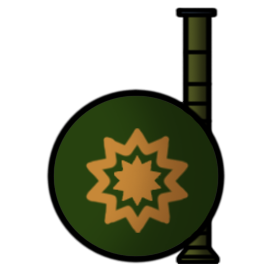
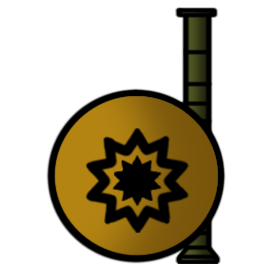
Comparing the layer stacks of the two 272px x 273px images. Changes:
renamed "Icon" to "RocketLauncher", painted on it over 48, 89, 225, 262
removed layer "Soldier" over 48, 89, 225, 262
removed group "Rocket Launcher" (3 layers) over 175, 98, 221, 251
removed layer "Rocket Outline" from group "Rocket Launcher" over 175, 98, 221, 251
removed layer "Rocket Color" from group "Rocket Launcher" over 177, 99, 219, 251
removed layer "Background" over 51, 89, 224, 262
